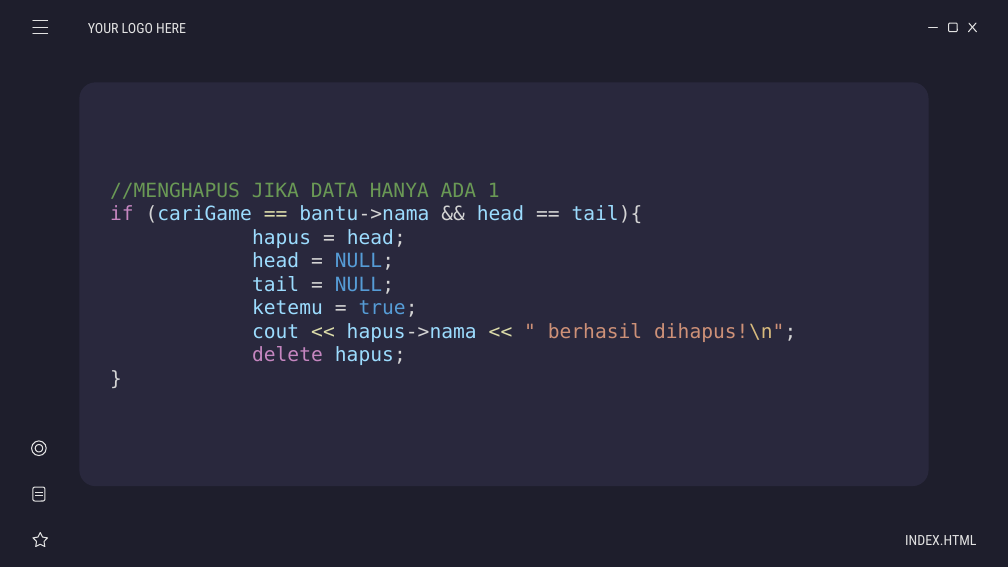
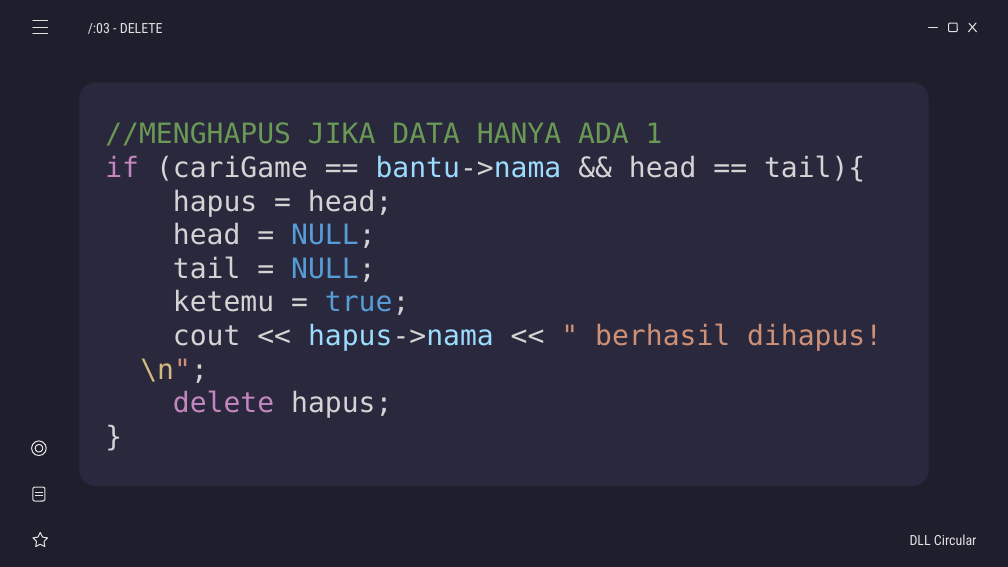
Before and after one commit to weztcy/Semester-3, a slide deck: slide 10 of Struktur Data/List Game - Kelompok 5.pptx (slide 11 before the commit). Drawn at 1008x567 pixels with LibreOffice and Linux fonts; fonts in the diff are those of the drawing. Boxes give left, top, right and bottom in pixels: in the first picture for what was removed or moved away, otherwise in the second. Text is boxed around its words. In the diff, an @@ line names an element or a change of style, - is before the commit and + after.

```diff
--- a/Struktur Data/List Game - Kelompok 5.pptx
+++ b/Struktur Data/List Game - Kelompok 5.pptx
@@ subtitle at (88, 23, 163, 34): text changed @@
-YOUR LOGO HERE
+/:03 - DELETE
@@ subtitle "//MENGHAPUS JIKA DATA HANYA ADA ...": place and size @@
-subtitle "//MENGHAPUS JIKA DATA HANYA ADA ..." at (110, 182, 796, 365)
+subtitle "//MENGHAPUS JIKA DATA HANYA ADA ..." at (105, 122, 882, 418)
@@ subtitle "//MENGHAPUS JIKA DATA HANYA ADA ..." at (105, 122, 882, 418): size 14 to 20 pt; text colour #9CDCFE to #D4D4D4 in "(cariGame head tail){", "hapus head;", "head", "tail" and 3 more places; text colour #DCDCAA to #D4D4D4 in "==", "<< <<" @@
@@ subtitle at (910, 534, 977, 545): text changed @@
-INDEX.HTML
+DLL Circular
```
Also in this commit, not shown: 15 other slides changed, 3 other files.
